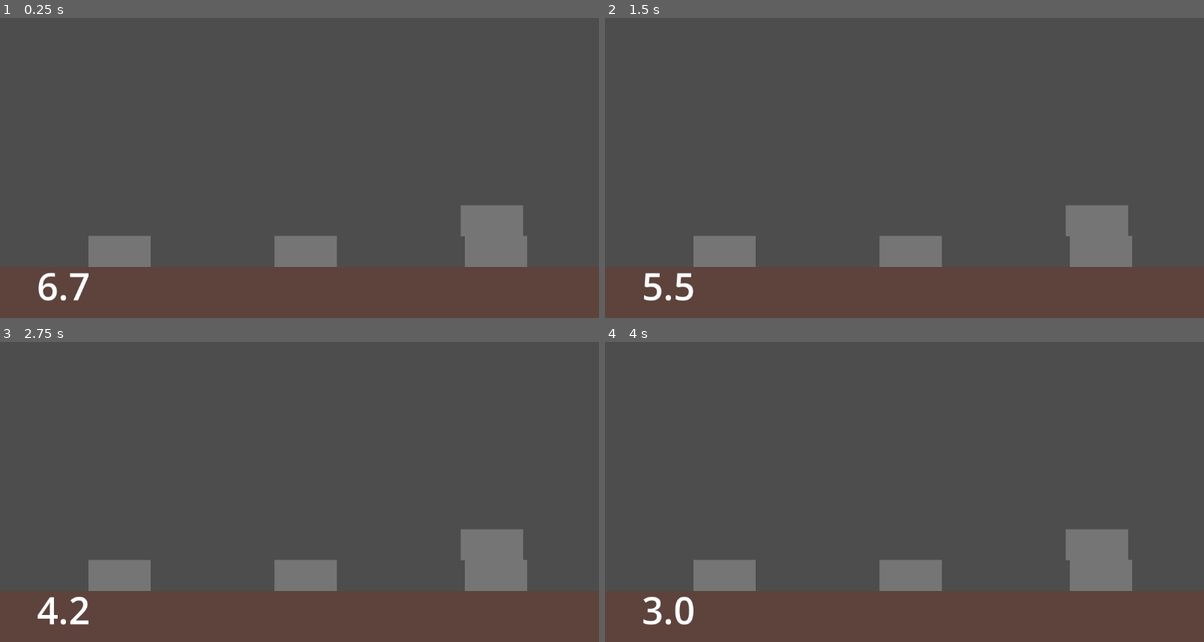
Above: before the commit, frames 1-4 (two rows, left to right).
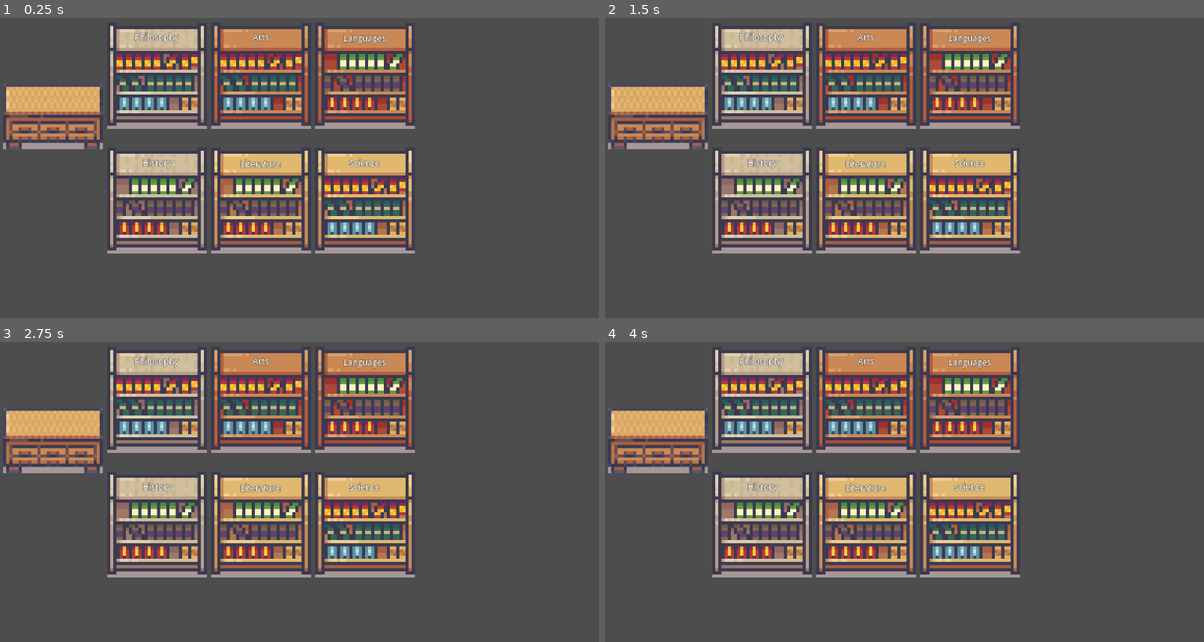
Above: after the commit, the same moments.

Repository: ghost-ily/NSTP_SLB_Project
Game: Godot game, scene res://Game 3/Scenes/game_3.tscn
Same seed, same stepped clock (60 frames per second), same inputs: the game is played once before the commit and once after it. Before the commit the project starts from res://Game 1 Resources/game1.tscn.
Inputs (mouse positions are in pixels of both pictures, inside the frame that each line leads up to):
- Up to frame 1 (0.25 s): no input
- Up to frame 2 (1.5 s): move the mouse to (1036, 132) at 0.52 s; press the mouse at (1036, 132) at 0.53 s; hold D (move_right, bound only after the commit) 0.53-1.28 s; move the mouse to (784, 165) at 1.27 s; release the mouse at (784, 165) at 1.28 s; hold S (move_down, bound only after the commit) from 1.28 s (still down); click (784, 165) at 1.35 s
- Up to frame 3 (2.75 s): move the mouse to (359, 399) at 2.02 s; release S (move_down, bound only after the commit) at 2.03 s; press the mouse at (359, 399) at 2.03 s; hold D (move_right, bound only after the commit) from 2.03 s (still down)
- Up to frame 4 (4 s): tap Enter at 2.75 s; move the mouse to (874, 540) at 2.77 s; release D (move_right, bound only after the commit) at 2.78 s; release the mouse at (874, 540) at 2.78 s; hold W (move_up, bound only after the commit) 2.78-3.53 s; click (874, 540) at 2.85 s; move the mouse to (1084, 525) at 3.52 s; press the mouse at (1084, 525) at 3.53 s; hold A (move_left, bound only after the commit) from 3.53 s (still down)

The runs differ from the first frame. In frame 1, 28% of the frame differs, in the area x 0-88%, y 2-95%; in frame 2, 28%; in frame 3, 28%; in frame 4, 28%.

Commit message:
Created initial files for game 3

Diff:
--- /dev/null
+++ b/Game 3/Scenes/game_3.tscn
@@ -0,0 +1,103 @@
+[gd_scene format=3 uid="uid://dc72qhxhd14r6"]
+
+[ext_resource type="PackedScene" uid="uid://cdwc7uswm7bdo" path="res://Game 3/Scenes/player.tscn" id="1_5r6k1"]
+[ext_resource type="PackedScene" uid="uid://c7j71aje4k3gw" path="res://Game 3/Scenes/shelf.tscn" id="2_qjn0y"]
+[ext_resource type="Texture2D" uid="uid://c2feyh5ulo3p" path="res://Game 3/Assets/shelf_2.png" id="3_wbilk"]
+[ext_resource type="Texture2D" uid="uid://c6k0135rp4kdg" path="res://Game 3/Assets/shelf_3.png" id="4_nv3va"]
+[ext_resource type="Texture2D" uid="uid://01hadv1un7f7" path="res://Game 3/Assets/shelf_4.png" id="5_x4ixy"]
+[ext_resource type="Texture2D" uid="uid://dudku4vba42mv" path="res://Game 3/Assets/shelf_5.png" id="6_blwty"]
+[ext_resource type="Texture2D" uid="uid://de6b1ql0j0egf" path="res://Game 3/Assets/shelf_6.png" id="7_as2rh"]
+[ext_resource type="PackedScene" uid="uid://yrv7j4p5ednf" path="res://Game 3/Scenes/table.tscn" id="8_6e7jb"]
+
+[node name="Game" type="Node2D" unique_id=1065281874]
+
+[node name="Player" parent="." unique_id=1146975373 instance=ExtResource("1_5r6k1")]
+z_index = 10
+position = Vector2(1, 0)
+
+[node name="Camera2D" type="Camera2D" parent="." unique_id=810037128]
+position = Vector2(237, 0)
+zoom = Vector2(2, 2)
+
+[node name="Shelves" type="Node" parent="." unique_id=948207991]
+
+[node name="Science" parent="Shelves" unique_id=193637864 instance=ExtResource("2_qjn0y")]
+unique_name_in_owner = true
+position = Vector2(300, 100)
+
+[node name="Label" parent="Shelves/Science" index="2" unique_id=86449406]
+offset_top = -93.0
+offset_bottom = -70.0
+text = "Science
+"
+
+[node name="Literature" parent="Shelves" unique_id=1387118188 instance=ExtResource("2_qjn0y")]
+unique_name_in_owner = true
+position = Vector2(200, 100)
+
+[node name="Sprite2D" parent="Shelves/Literature" index="0" unique_id=1396550074]
+texture = ExtResource("3_wbilk")
+
+[node name="Label" parent="Shelves/Literature" index="2" unique_id=86449406]
+offset_left = -33.0
+offset_top = -97.0
+offset_right = 33.0
+offset_bottom = -74.0
+text = "Literature"
+
+[node name="History" parent="Shelves" unique_id=1868130102 instance=ExtResource("2_qjn0y")]
+unique_name_in_owner = true
+position = Vector2(100, 100)
+
+[node name="Sprite2D" parent="Shelves/History" index="0" unique_id=1396550074]
+texture = ExtResource("4_nv3va")
+
+[node name="Label" parent="Shelves/History" index="2" unique_id=86449406]
+text = "History"
+
+[node name="Languages" parent="Shelves" unique_id=946267633 instance=ExtResource("2_qjn0y")]
+unique_name_in_owner = true
+position = Vector2(300, -20)
+
+[node name="Sprite2D" parent="Shelves/Languages" index="0" unique_id=1396550074]
+texture = ExtResource("5_x4ixy")
+
+[node name="Label" parent="Shelves/Languages" index="2" unique_id=86449406]
+text = "Languages"
+
+[node name="Arts" parent="Shelves" unique_id=2072128195 instance=ExtResource("2_qjn0y")]
+unique_name_in_owner = true
+position = Vector2(200, -20)
+
+[node name="Sprite2D" parent="Shelves/Arts" index="0" unique_id=1396550074]
+texture = ExtResource("6_blwty")
+
+[node name="Label" parent="Shelves/Arts" index="2" unique_id=86449406]
+offset_top = -94.0
+offset_bottom = -71.0
+text = "Arts
+"
+
+[node name="Philosophy" parent="Shelves" unique_id=1135831266 instance=ExtResource("2_qjn0y")]
+unique_name_in_owner = true
+position = Vector2(100, -20)
+
+[node name="Sprite2D" parent="Shelves/Philosophy" index="0" unique_id=1396550074]
+texture = ExtResource("7_as2rh")
+
+[node name="Label" parent="Shelves/Philosophy" index="2" unique_id=86449406]
+offset_left = -66.0
+offset_top = -96.0
+offset_right = 66.0
+offset_bottom = -80.0
+text = "Philosophy"
+
+[node name="Table" parent="." unique_id=1354710621 instance=ExtResource("8_6e7jb")]
+unique_name_in_owner = true
+
+[editable path="Shelves/Science"]
+[editable path="Shelves/Literature"]
+[editable path="Shelves/History"]
+[editable path="Shelves/Languages"]
+[editable path="Shelves/Arts"]
+[editable path="Shelves/Philosophy"]
--- /dev/null
+++ b/Game 3/Scenes/player.tscn
@@ -0,0 +1,39 @@
+[gd_scene format=3 uid="uid://cdwc7uswm7bdo"]
+
+[ext_resource type="Script" uid="uid://clfy67yt74xoq" path="res://Scripts/player.gd" id="1_cvnsp"]
+[ext_resource type="Texture2D" uid="uid://by45x81kg36de" path="res://Assets/Modern tiles_Free/Characters_free/Bob_16x16.png" id="1_v0iea"]
+
+[sub_resource type="RectangleShape2D" id="RectangleShape2D_f1ek2"]
+size = Vector2(14, 22)
+
+[sub_resource type="AtlasTexture" id="AtlasTexture_cvnsp"]
+atlas = ExtResource("1_v0iea")
+region = Rect2(48, 0, 16, 32)
+
+[sub_resource type="SpriteFrames" id="SpriteFrames_6t5aa"]
+animations = [{
+"frames": [{
+"duration": 1.0,
+"texture": SubResource("AtlasTexture_cvnsp")
+}],
+"loop": true,
+"name": &"default",
+"speed": 5.0
+}]
+
+[node name="Player" type="CharacterBody2D" unique_id=1146975373]
+scale = Vector2(2, 2)
+script = ExtResource("1_cvnsp")
+
+[node name="CollisionShape2D" type="CollisionShape2D" parent="." unique_id=2132746472]
+position = Vector2(0, -11)
+shape = SubResource("RectangleShape2D_f1ek2")
+
+[node name="AnimatedSprite2D" type="AnimatedSprite2D" parent="." unique_id=27876641]
+position = Vector2(0, -16)
+sprite_frames = SubResource("SpriteFrames_6t5aa")
+
+[node name="MoveTimer" type="Timer" parent="." unique_id=374786040]
+wait_time = 0.1
+
+[connection signal="timeout" from="MoveTimer" to="." method="_on_move_timer_timeout"]
--- /dev/null
+++ b/Game 3/Scenes/shelf.tscn
@@ -0,0 +1,31 @@
+[gd_scene format=3 uid="uid://c7j71aje4k3gw"]
+
+[ext_resource type="Texture2D" uid="uid://tktgaxcrmx8h" path="res://Assets/shelf_1.png" id="1_ndc05"]
+[ext_resource type="FontFile" uid="uid://brwviftb7arsx" path="res://Assets/brackeys_platformer_assets/fonts/PixelOperator8.ttf" id="2_pp4lf"]
+
+[sub_resource type="RectangleShape2D" id="RectangleShape2D_pp4lf"]
+size = Vector2(96, 102)
+
+[node name="Shelf" type="Area2D" unique_id=193637864]
+
+[node name="Sprite2D" type="Sprite2D" parent="." unique_id=1396550074]
+position = Vector2(0, -51)
+texture = ExtResource("1_ndc05")
+
+[node name="CollisionShape2D" type="CollisionShape2D" parent="." unique_id=1550367504]
+position = Vector2(0, -51)
+shape = SubResource("RectangleShape2D_pp4lf")
+
+[node name="Label" type="Label" parent="." unique_id=86449406]
+offset_left = -37.0
+offset_top = -98.0
+offset_right = 37.0
+offset_bottom = -75.0
+theme_override_colors/font_color = Color(1, 1, 1, 1)
+theme_override_colors/font_outline_color = Color(0, 0, 0, 1)
+theme_override_constants/outline_size = 1
+theme_override_fonts/font = ExtResource("2_pp4lf")
+theme_override_font_sizes/font_size = 8
+text = "Lorem"
+horizontal_alignment = 1
+vertical_alignment = 1
--- /dev/null
+++ b/Game 3/Scenes/table.tscn
@@ -0,0 +1,16 @@
+[gd_scene format=3 uid="uid://yrv7j4p5ednf"]
+
+[ext_resource type="Texture2D" uid="uid://br2oyngottgwx" path="res://Assets/table.png" id="1_ix8et"]
+
+[sub_resource type="RectangleShape2D" id="RectangleShape2D_ix8et"]
+size = Vector2(96, 62)
+
+[node name="Table" type="Area2D" unique_id=1354710621]
+
+[node name="Sprite2D" type="Sprite2D" parent="." unique_id=1876626945]
+position = Vector2(0, -32)
+texture = ExtResource("1_ix8et")
+
+[node name="CollisionShape2D" type="CollisionShape2D" parent="." unique_id=337765320]
+position = Vector2(0, -31)
+shape = SubResource("RectangleShape2D_ix8et")
--- /dev/null
+++ b/Game 3/Scripts/player.gd
@@ -0,0 +1,43 @@
+extends CharacterBody2D
+
+@onready var science: Area2D = %Science
+@onready var literature: Area2D = %Literature
+@onready var history: Area2D = %History
+@onready var languages: Area2D = %Languages
+@onready var arts: Area2D = %Arts
+@onready var philosophy: Area2D = %Philosophy
+@onready var table: Area2D = %Table
+@onready var move_timer: Timer = $MoveTimer
+
+var shelves: Array[Array] = [[], []]
+
+var x_position = 0
+var y_position = 0
+
+var can_move = true
+
+func _ready() -> void:
+	shelves = [[table, philosophy, arts, languages], [table, history, literature, science]]
+
+func _process(delta: float) -> void:
+	var x_input = Input.get_axis("move_left", "move_right")
+	var y_input = Input.get_axis("move_up", "move_down")
+
+	print("[" + str(x_input) + ", " + str(y_input) + "]")
+
+	if (x_input != 0 or y_input != 0) and can_move:
+		x_position += x_input
+		y_position += y_input
+		can_move = false
+		move_timer.start()
+
+	x_position = clamp(x_position, 0, 3)
+	y_position = clamp(y_position, 0, 1)
+
+	print(shelves[y_position][x_position].name)
+
+	position = shelves[y_position][x_position].position
+
+
+func _on_move_timer_timeout() -> void:
+	can_move = true
--- a/project.godot
+++ b/project.godot
@@ -11,7 +11,7 @@
 [application]
 
 config/name="NSTP-SLB Project"
-run/main_scene="res://Game 1 Resources/game1.tscn"
+run/main_scene="uid://dc72qhxhd14r6"
 config/features=PackedStringArray("4.6", "Forward Plus")
 config/icon="res://icon.svg"
 
@@ -22,6 +22,35 @@
 "events": [Object(InputEventMouseButton,"resource_local_to_scene":false,"resource_name":"","device":-1,"window_id":0,"a …(253 unchanged characters)…
 ]
 }
+move_left={
+"deadzone": 0.2,
+"events": [Object(InputEventKey,"resource_local_to_scene":false,"resource_name":"","device":-1,"window_id":0,"alt_pressed":false,"shift_pressed":false,"ctrl_pressed":false,"meta_pressed":false,"pressed":false,"keycode":0,"physical_keycode":65,"key_label":0,"unicode":97,"location":0,"echo":false,"script":null)
+, Object(InputEventKey,"resource_local_to_scene":false,"resource_name":"","device":-1,"window_id":0,"alt_pressed":false,"shift_pressed":false,"ctrl_pressed":false,"meta_pressed":false,"pressed":false,"keycode":0,"physical_keycode":4194319,"key_label":0,"unicode":0,"location":0,"echo":false,"script":null)
+]
+}
+move_right={
+"deadzone": 0.2,
+"events": [Object(InputEventKey,"resource_local_to_scene":false,"resource_name":"","device":-1,"window_id":0,"alt_pressed":false,"shift_pressed":false,"ctrl_pressed":false,"meta_pressed":false,"pressed":false,"keycode":0,"physical_keycode":68,"key_label":0,"unicode":100,"location":0,"echo":false,"script":null)
+, Object(InputEventKey,"resource_local_to_scene":false,"resource_name":"","device":-1,"window_id":0,"alt_pressed":false,"shift_pressed":false,"ctrl_pressed":false,"meta_pressed":false,"pressed":false,"keycode":0,"physical_keycode":4194321,"key_label":0,"unicode":0,"location":0,"echo":false,"script":null)
+]
+}
+move_up={
+"deadzone": 0.2,
+"events": [Object(InputEventKey,"resource_local_to_scene":false,"resource_name":"","device":-1,"window_id":0,"alt_pressed":false,"shift_pressed":false,"ctrl_pressed":false,"meta_pressed":false,"pressed":false,"keycode":0,"physical_keycode":87,"key_label":0,"unicode":119,"location":0,"echo":false,"script":null)
+, Object(InputEventKey,"resource_local_to_scene":false,"resource_name":"","device":-1,"window_id":0,"alt_pressed":false,"shift_pressed":false,"ctrl_pressed":false,"meta_pressed":false,"pressed":false,"keycode":0,"physical_keycode":4194320,"key_label":0,"unicode":0,"location":0,"echo":false,"script":null)
+]
+}
+move_down={
+"deadzone": 0.2,
+"events": [Object(InputEventKey,"resource_local_to_scene":false,"resource_name":"","device":-1,"window_id":0,"alt_pressed":false,"shift_pressed":false,"ctrl_pressed":false,"meta_pressed":false,"pressed":false,"keycode":0,"physical_keycode":83,"key_label":0,"unicode":115,"location":0,"echo":false,"script":null)
+, Object(InputEventKey,"resource_local_to_scene":false,"resource_name":"","device":-1,"window_id":0,"alt_pressed":false,"shift_pressed":false,"ctrl_pressed":false,"meta_pressed":false,"pressed":false,"keycode":0,"physical_keycode":4194322,"key_label":0,"unicode":0,"location":0,"echo":false,"script":null)
+]
+}
+interact={
+"deadzone": 0.2,
+"events": [Object(InputEventKey,"resource_local_to_scene":false,"resource_name":"","device":-1,"window_id":0,"alt_pressed":false,"shift_pressed":false,"ctrl_pressed":false,"meta_pressed":false,"pressed":false,"keycode":0,"physical_keycode":69,"key_label":0,"unicode":101,"location":0,"echo":false,"script":null)
+]
+}
 
 [physics]
 
@@ -29,4 +58,5 @@
 
 [rendering]
 
+textures/canvas_textures/default_texture_filter=0
 rendering_device/driver.windows="d3d12"
Binary file added: Game 3/Assets/book.png
Not shown, added: Game 3/Assets/book.png.import
Binary file added: Game 3/Assets/shelf_1.png
Not shown, added: Game 3/Assets/shelf_1.png.import
Binary file added: Game 3/Assets/shelf_2.png
Not shown, added: Game 3/Assets/shelf_2.png.import
Binary file added: Game 3/Assets/shelf_3.png
Not shown, added: Game 3/Assets/shelf_3.png.import
Binary file added: Game 3/Assets/shelf_4.png
Not shown, added: Game 3/Assets/shelf_4.png.import
Binary file added: Game 3/Assets/shelf_5.png
Not shown, added: Game 3/Assets/shelf_5.png.import
(and 5 more such lines)
